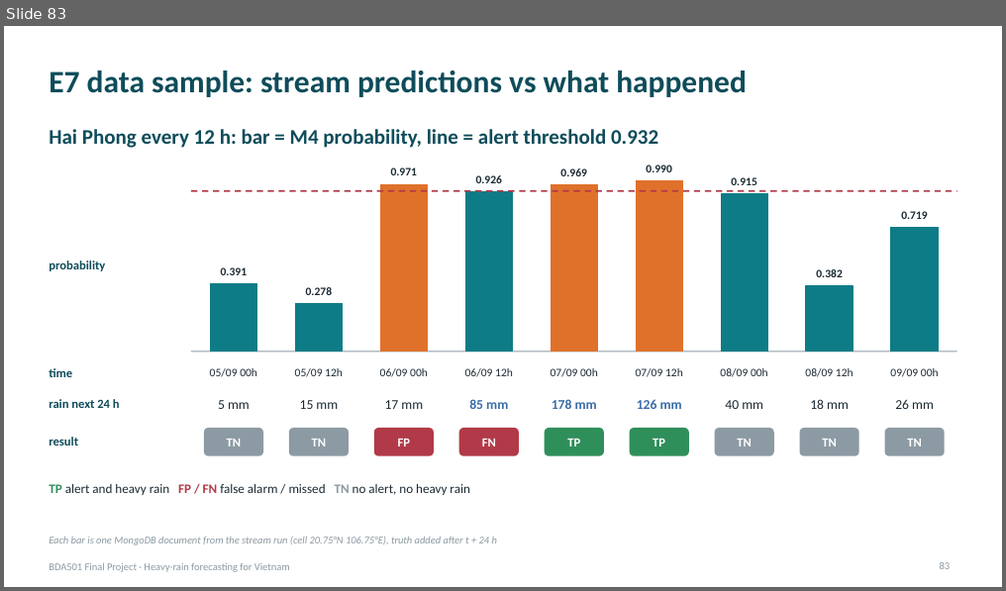
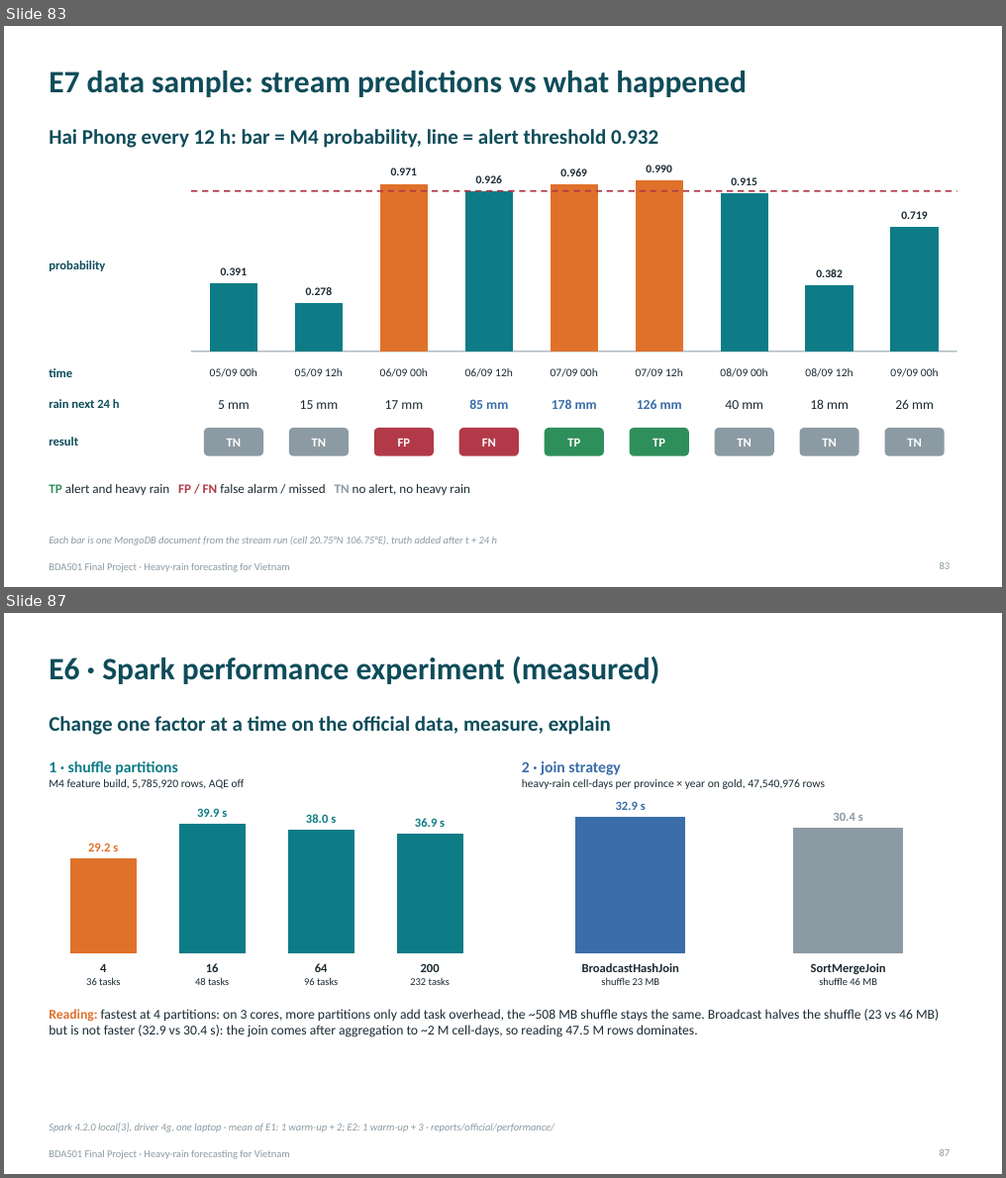
Before and after one commit to PhamLeTanThinh/BDA501_weather, a slide deck: deck/BDA501_Heavy_Rain_Forecast.pptx. Shown one above the other, each under a label of ours: slide 83 before the commit, slides 83 and 87 after it; the slides between them are not shown. The pictures are 1006x591 and 1006x1178 pixels, drawn with LibreOffice and Linux fonts; fonts in the diff are those of the drawing. Boxes give left, top, right and bottom in pixels: in the first picture for what was removed or moved away, otherwise in the second. Text is boxed around its words. In the diff, an @@ line names an element or a change of style, - is before the commit and + after.

```diff
--- a/deck/BDA501_Heavy_Rain_Forecast.pptx
+++ b/deck/BDA501_Heavy_Rain_Forecast.pptx
@@ slide 87 added at [4, 613, 1002, 1174], background #FFFFFF; not listed: 1 template element that a slide beside it also shows @@
@@ title added at [49, 657, 660, 684], 30 pt, text #0E4C5A, bold @@
+E6 · Spark performance experiment (measured)
@@ text added at [49, 716, 611, 735], 20 pt, text #0E4C5A, bold @@
+Change one factor at a time on the official data, measure, explain
@@ text added at [49, 761, 245, 789], 11 pt, text #1B2A33 @@
+1 · shuffle partitions
+M4 feature build, 5,785,920 rows, AQE off
@@ text added at [522, 761, 826, 789], 11 pt, text #1B2A33 @@
+2 · join strategy
+heavy-rain cell-days per province × year on gold, 47,540,976 rows
@@ text added at [197, 808, 227, 817], 12 pt, text #0E7C86, bold @@
+39.9 s
@@ text added at [306, 814, 336, 823], 12 pt, text #0E7C86, bold @@
+38.0 s
@@ text added at [415, 818, 445, 827], 12 pt, text #0E7C86, bold @@
+36.9 s
@@ rectangle added at [576, 818, 684, 954], fill #3B6EA8, outline #3B6EA8 1 pt @@
@@ text added at [616, 802, 646, 810], 12 pt, text #3B6EA8, bold @@
+32.9 s
@@ text added at [833, 813, 863, 821], 12 pt, text #8C9AA3, bold @@
+30.4 s
@@ text added at [88, 843, 118, 852], 12 pt, text #E0712B, bold @@
+29.2 s
@@ rectangle added at [179, 824, 245, 954], fill #0E7C86, outline #0E7C86 1 pt @@
@@ rectangle added at [288, 831, 353, 954], fill #0E7C86, outline #0E7C86 1 pt @@
@@ rectangle added at [397, 834, 462, 954], fill #0E7C86, outline #0E7C86 1 pt @@
@@ rectangle added at [794, 828, 902, 954], fill #8C9AA3, outline #8C9AA3 1 pt @@
@@ rectangle added at [70, 859, 136, 954], fill #E0712B, outline #E0712B 1 pt @@
@@ text added at [86, 964, 120, 985], 10 pt, text #1B2A33 @@
+4
+36 tasks
@@ text added at [195, 963, 229, 985], 10 pt, text #1B2A33 @@
+16
+48 tasks
@@ text added at [304, 963, 338, 985], 10 pt, text #1B2A33 @@
+64
+96 tasks
@@ text added at [410, 963, 450, 985], 10 pt, text #1B2A33 @@
+200
+232 tasks
@@ text added at [582, 963, 679, 985], 12 pt, text #1B2A33, bold @@
+BroadcastHashJoin
+shuffle 23 MB
@@ text added at [811, 963, 886, 985], 12 pt, text #1B2A33, bold @@
+SortMergeJoin
+shuffle 46 MB
@@ text added at [49, 1009, 939, 1038], 13 pt, text #1B2A33 @@
+Reading: fastest at 4 partitions: on 3 cores, more partitions only add task overhead, the ~508 MB shuffle stays the same. Broadcast halves the shuffle (23 vs 46 MB) but is not faster (32.9 vs 30.4 s): the join comes after aggregation to ~2 M cell-days, so reading 47.5 M rows dominates.
@@ text added at [49, 1123, 554, 1133], 10 pt, text #8C9AA3, italic @@
+Spark 4.2.0 local[3], driver 4g, one laptop · mean of E1: 1 warm-up + 2; E2: 1 warm-up + 3 · reports/official/performance/
@@ page number added at [940, 1150, 950, 1157], 10 pt, text #8C9AA3 @@
+87
```
Also in this commit, not shown: 12 slides changed, 3 other slides added, 2 slides removed, 33 other files.
